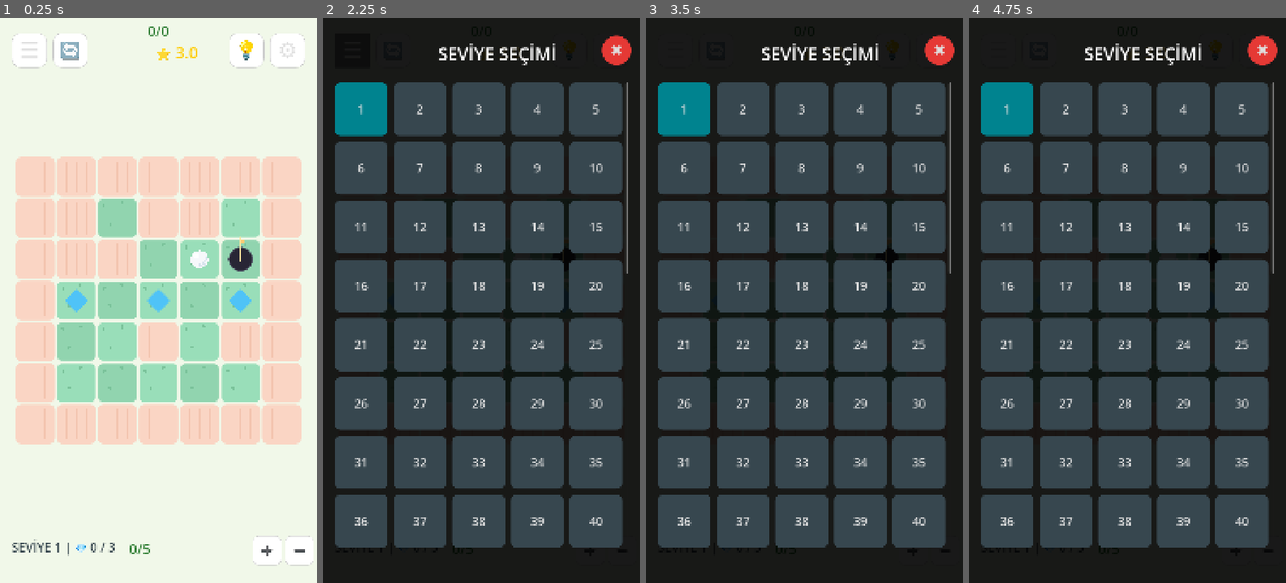
Above: before the commit, frames 1-4 (left to right).
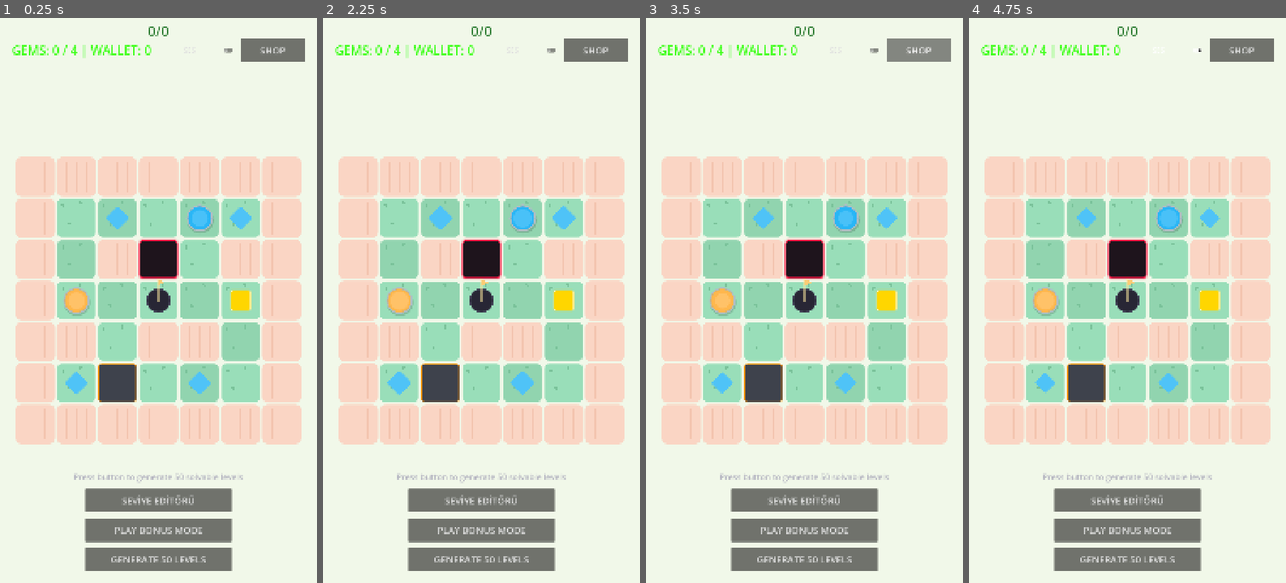
Above: after the commit, the same moments.

Repository: gkesebir/slidegolf
Game: Godot game, scene res://scenes/Main.tscn
The game is run twice, just before and just after one commit, with the same random seed, the same clock (stepped at 60 frames per second) and the same inputs.
Inputs (mouse positions are in pixels of both pictures, inside the frame that each line leads up to):
- Up to frame 1 (0.25 s): no input
- Up to frame 2 (2.25 s): click (481, 532) at 0.5 s, where only the run after the commit has a clickable "PLAY BONUS MODE"; click (481, 532) at 1.25 s, where only the run after the commit has a clickable "PLAY BONUS MODE"; click (351, 51) at 2 s, where only the run before the commit has a clickable "☰"
- Up to frame 3 (3.5 s): click (918, 51) at 2.75 s, where only the run after the commit has a clickable "SHOP"
- Up to frame 4 (4.75 s): click (1038, 51) at 3.5 s, where only the run before the commit has a clickable "🔄"; click (1178, 51) at 4.25 s, where only the run after the commit has a clickable "SES"

The runs differ from the first frame. In frame 1, 18% of the frame differs, in the area x 3-99%, y 2-98%; in frame 2, 99%, in the area x 0-100%, y 0-100%; in frame 3, 99%; in frame 4, 99%.
Error after the commit: Parse Error: Could not parse global class "Ball" from "res://scripts/Ball.gd". (res://scripts/GameManager.gd:7)

Commit message:
feat: add dynamic fading trail to ball to simulate sliding on grass

Diff:
--- a/scripts/Ball.gd
+++ b/scripts/Ball.gd
@@ -46,8 +46,32 @@
 
 var speed_factor: float = 1.0
 
+var trail: Line2D
+var trail_max_points: int = 12
+
 func _ready():
 	queue_redraw()
+
+	trail = Line2D.new()
+	trail.top_level = true # Ignore parent transform so points are world-space
+	trail.width = radius * 1.2
+	trail.default_color = Color(1.0, 1.0, 1.0, 0.3)
+
+	var curve = Curve.new()
+	curve.add_point(Vector2(0, 0.0)) # Tail tapers off
+	curve.add_point(Vector2(1, 1.0)) # Head is full width
+	trail.width_curve = curve
+
+	add_child(trail)
+
+func _process(delta):
+	if is_moving:
+		trail.add_point(global_position)
+		if trail.get_point_count() > trail_max_points:
+			trail.remove_point(0)
+	else:
+		if trail.get_point_count() > 0:
+			trail.remove_point(0)
 
 func initialize(start_grid_pos: Vector2i, grid_mgr: GridManager, game_mgr: GameManager):
 	grid_position = start_grid_pos
